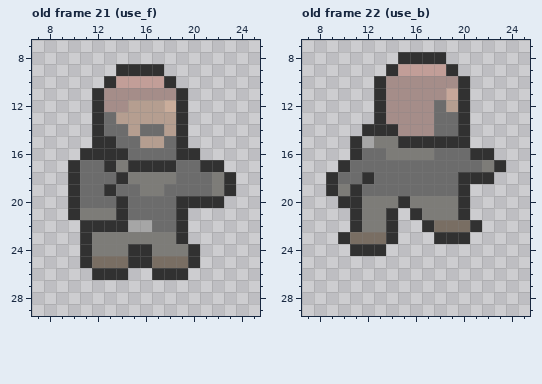
A pixel-art file gets an edit: assets/player/player.aseprite. The first picture shows the starting point.
32x32 pixels, 22 frames. Colours within 5 levels of each other are drawn and written as one. Shown: old frame 21 (use_f): x 7..25, y 7..29; old frame 22 (use_b): x 7..25, y 7..29. The commit also changed other frames, which this record leaves out.
The same view after the edit:
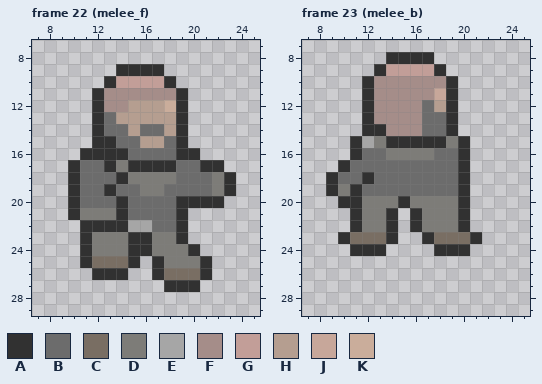
Palette (. is transparent): A #313131  B #6c6c6c  C #796e63  D #7d7c78  E #a6a6a6  F #a58d89  G #c29e98  H #b59e90  J #c7a79a  K #caad9b
A new or re-ordered frame is compared with the old frame closest to it.
Message: animation changes - melee attack adjustments
Difference:
frames 22 -> 24
frames re-ordered
Frame 22 (melee_f) against old frame 21 (use_f), layer "mail_armor":
y 23: x 15..16 DD -> AA
y 25: x 16..21 ACCCA. -> .ADDDA
y 26: x 18..21 AA.. -> CCCA
y 27: x 18..20 ... -> AAA
Frame 23 (melee_b) is new; against old frame 22 (use_b), layers "head", "mail_armor":
y 8: x 14 . -> A; x 18 A -> .
y 9: x 13..14 .A -> AG; x 18..19 GA -> A.
y 10: x 12..13 .A -> AF; x 19..20 FA -> A.
y 11: x 12..13 .A -> AF; x 18..20 FJA -> JA.
y 12: x 12..13 .A -> AF; x 17..20 FBHA -> BHA.
y 13: x 12..13 .A -> AF; x 17 F -> B; x 19..20 BA -> A.
y 14: x 14 A -> F; x 17 F -> B; x 19..20 BA -> A.
y 15: x 14 D -> A; x 19 A -> D
y 16: x 20..22 BAA -> A..
y 17: x 20..23 BBDA -> A...
y 18: x 21..22 AA -> ..
y 22: x 16..21 .ACCCA -> ADDDA.
y 23: x 17..21 .AAA. -> ACCCA
y 24: x 18..20 ... -> AAA
Changed places in both pictures, as pixel boxes (x1, y1, x2, y2):
changed: (128, 232, 212, 292)
changed: (362, 52, 506, 184)
changed: (410, 220, 482, 256)
